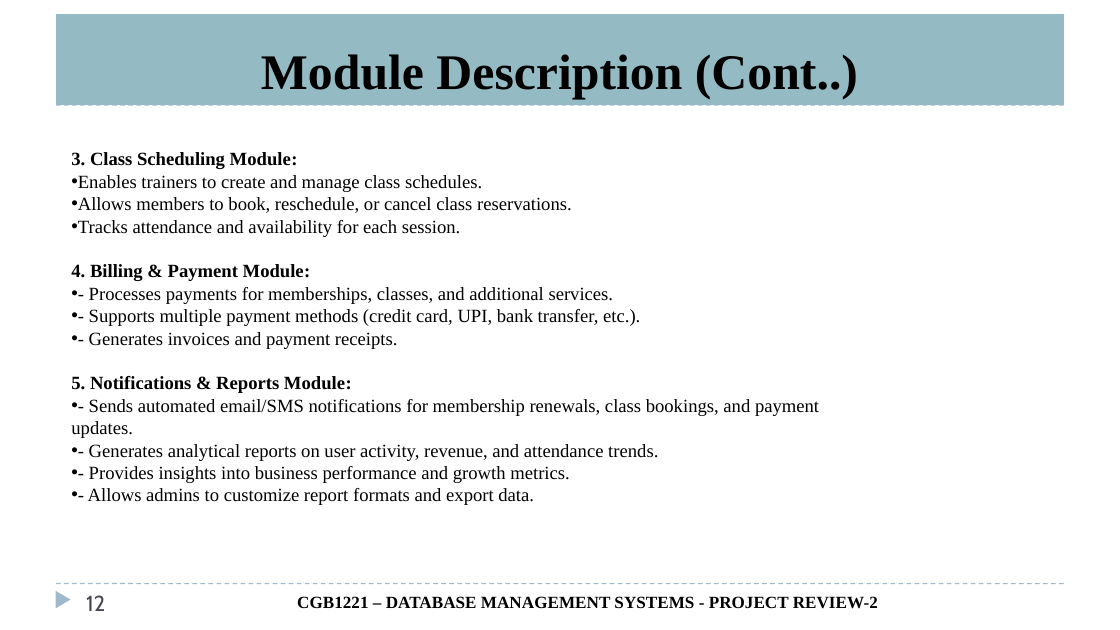
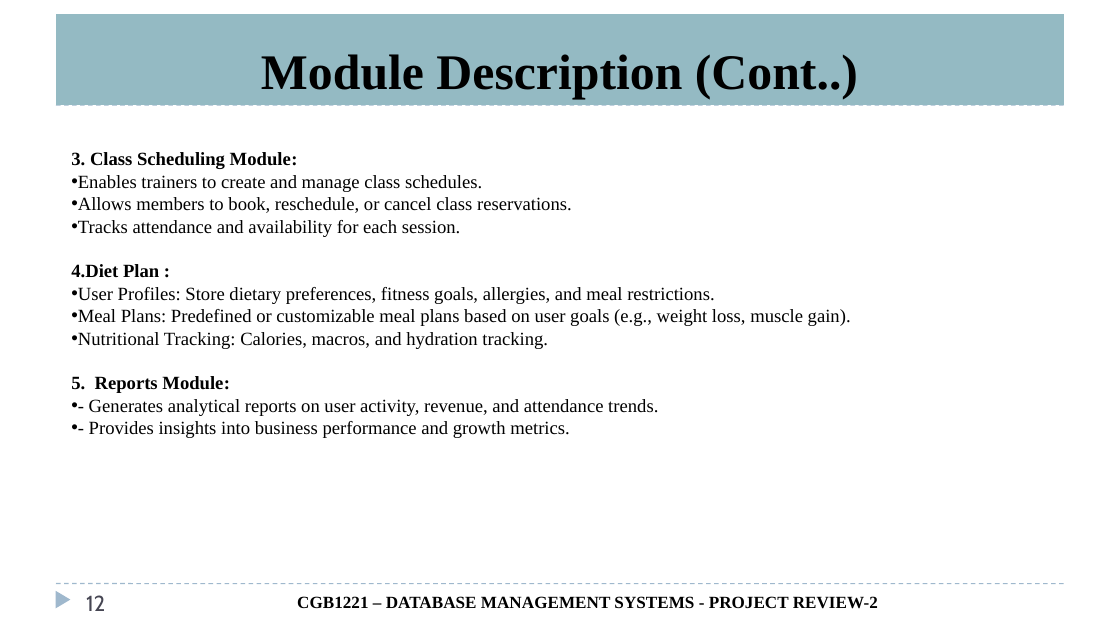
Before and after one commit to ABIMADHAN/Gym-DBMS, a slide deck: slide 12 of 927623bcs054-MADHAN G.pptx. Drawn at 1120x630 pixels with LibreOffice and Linux fonts; fonts in the diff are those of the drawing; background and template pictures are left out. Boxes give left, top, right and bottom in pixels: in the first picture for what was removed or moved away, otherwise in the second. Text is boxed around its words. In the diff, an @@ line names an element or a change of style, - is before the commit and + after.

```diff
--- a/927623bcs054-MADHAN G.pptx
+++ b/927623bcs054-MADHAN G.pptx
@@ text at (x1=71, y1=264, x2=851, y2=393): text changed @@
-4. Billing & Payment Module:
-• - Processes payments for memberships, classes, and additional services.
-• - Supports multiple payment methods (credit card, UPI, bank transfer, etc.).
-• - Generates invoices and payment receipts.
-5. Notifications & Reports Module:
-• - Sends automated email/SMS notifications for membership renewals, class bookings, and payment updates.
+4.Diet Plan :
+• User Profiles: Store dietary preferences, fitness goals, allergies, and meal restrictions.
+• Meal Plans: Predefined or customizable meal plans based on user goals (e.g., weight loss, muscle gain).
+• Nutritional Tracking: Calories, macros, and hydration tracking.
+5. Reports Module:
@@ text at (x1=88, y1=488, x2=534, y2=505): paragraph removed @@
-• - Allows admins to customize report formats and export data.
```
Also in this commit, not shown: 2 other slides changed, 4 other files.
